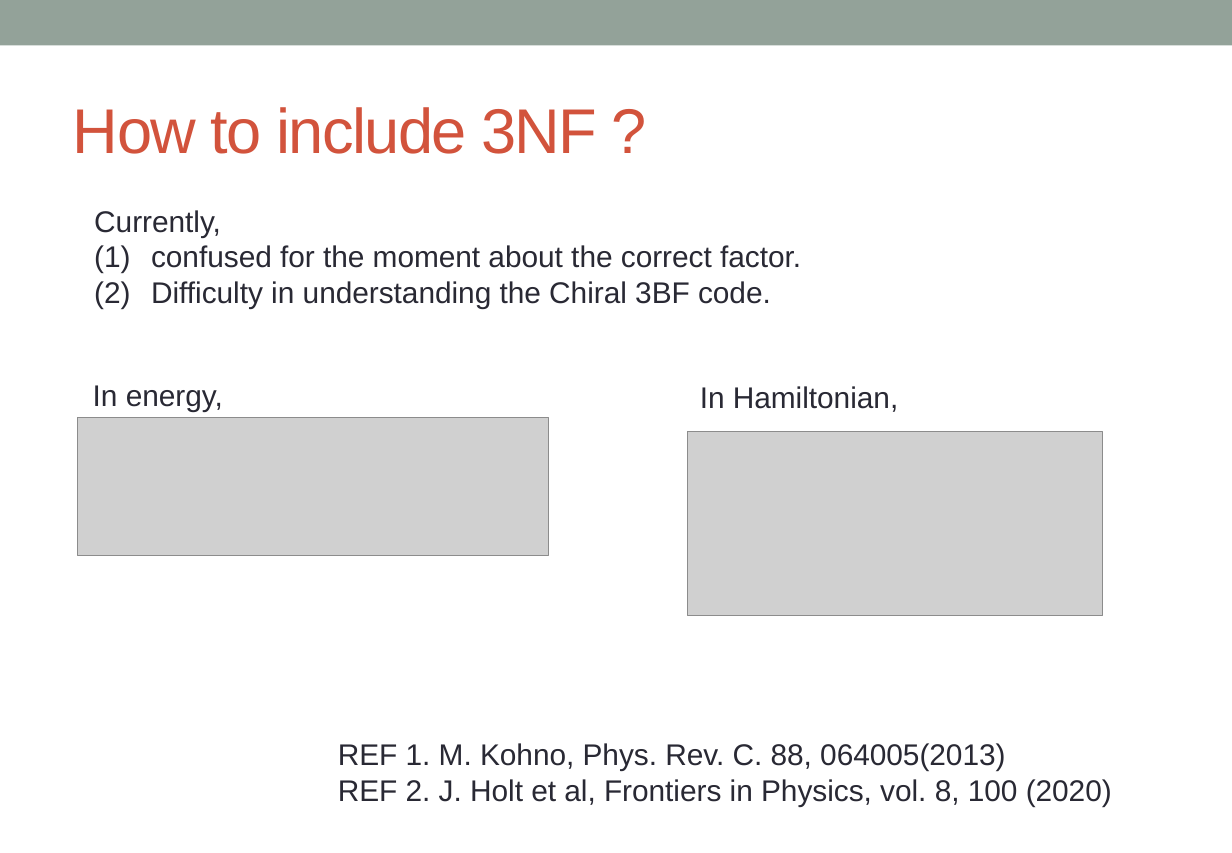
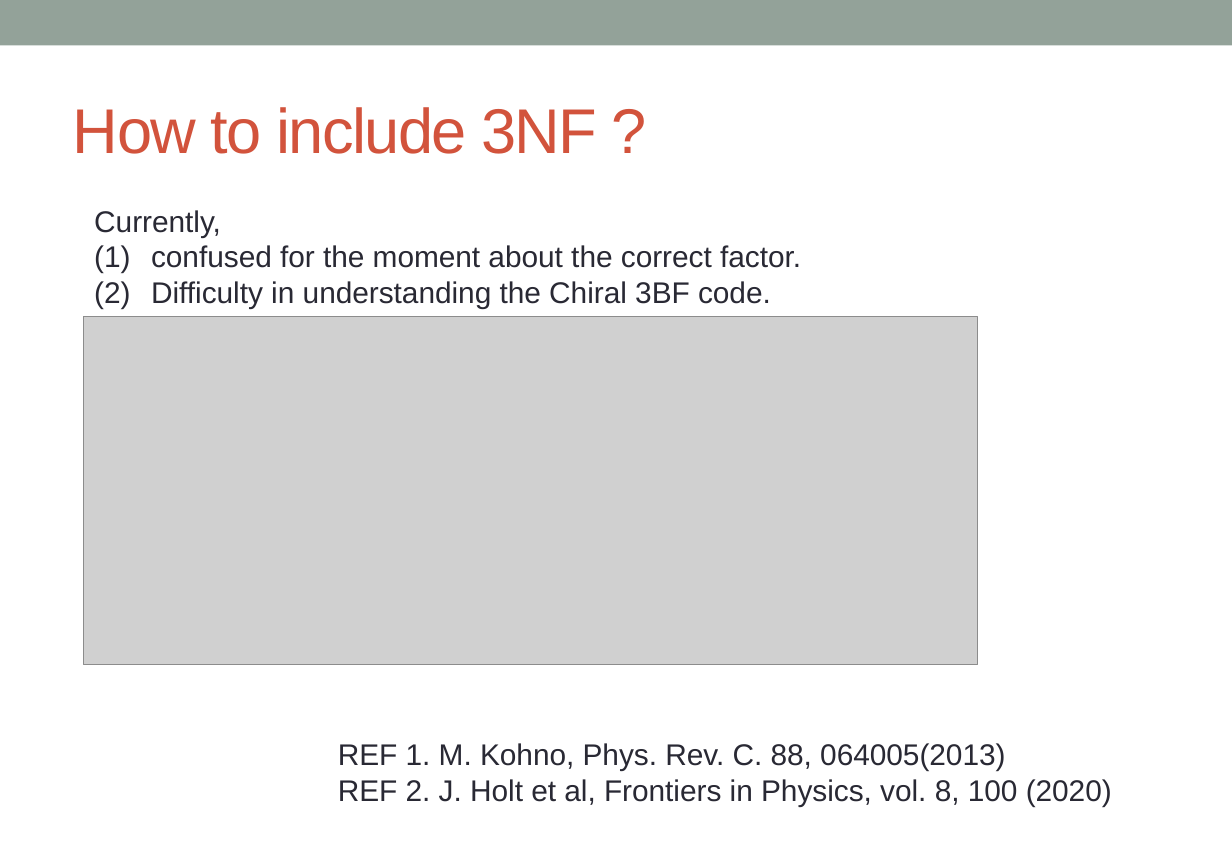
Before and after one commit to alphacentaury-github/NPSS2020, a slide deck: slide 30 of 20221201_숭실대_BHF_송영호.pptx (slide 29 before the commit). Drawn at 1232x853 pixels with LibreOffice and Linux fonts; fonts in the diff are those of the drawing; grey boxes stand for pictures. Boxes give left, top, right and bottom in pixels: in the first picture for what was removed or moved away, otherwise in the second. Text is boxed around its words. In the diff, an @@ line names an element or a change of style, - is before the commit and + after.

```diff
--- a/20221201_숭실대_BHF_송영호.pptx
+++ b/20221201_숭실대_BHF_송영호.pptx
@@ picture added at (83,316,978,664) @@
@@ text removed at (93,385,223,411) @@
-In energy,
@@ text removed at (700,386,898,412) @@
-In Hamiltonian,
@@ picture removed at (77,417,549,555) @@
@@ picture removed at (688,432,1103,617) @@
```
Also in this commit, not shown: 13 other slides changed, 1 slide added.
